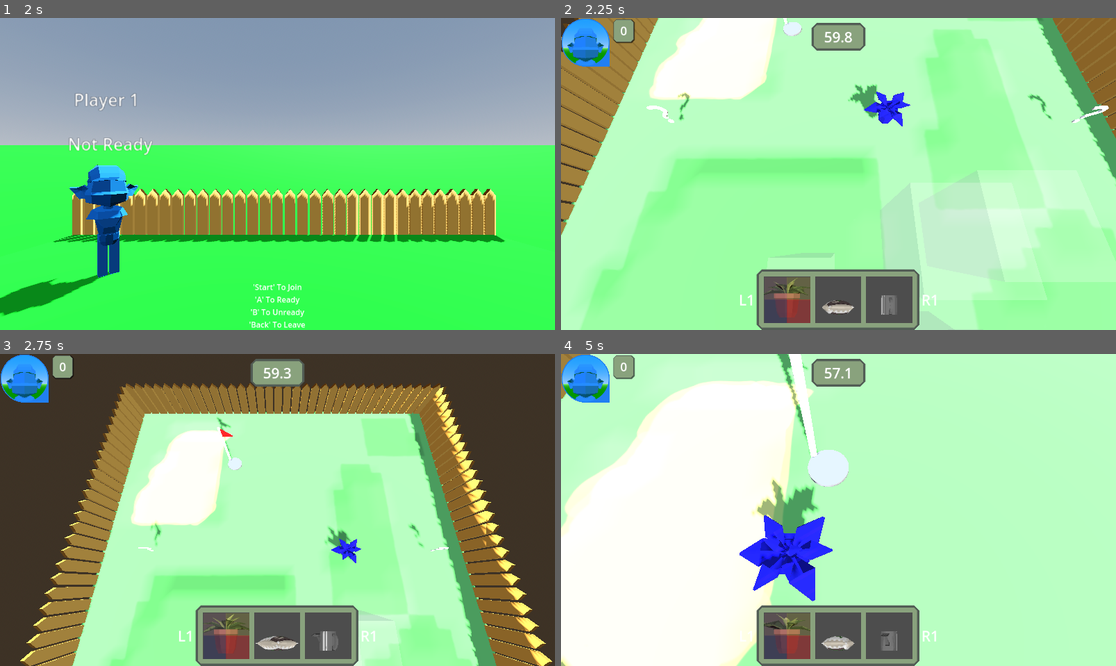
Above: before the commit, frames 1-4 (two rows, left to right).
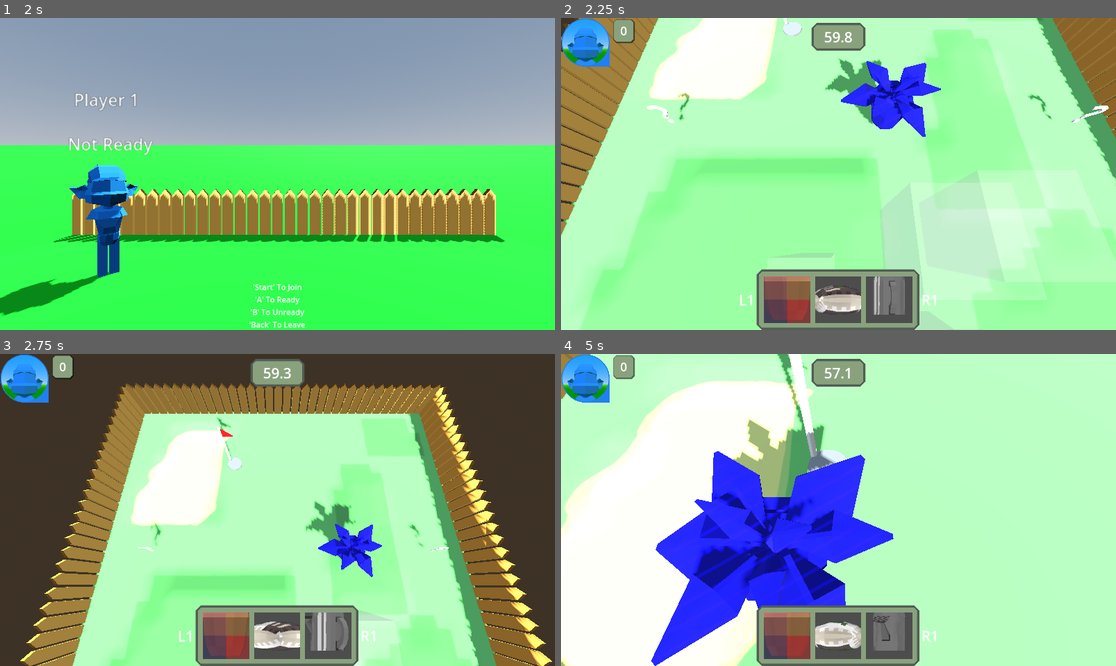
Above: after the commit, the same moments.

Repository: ronincampbell/GDS2Project
Game: Godot game, scene res://maps/lobby.tscn
Same seed, same stepped clock (60 frames per second), same inputs: the game is played once before the commit and once after it. The engine's default icon, where the game draws it, is replaced by a stand-in: a white triangle on a blue panel in a dark square.
Inputs (mouse positions are in pixels of both pictures, inside the frame that each line leads up to):
- Up to frame 1 (2 s): tap Enter (KeyboardJoin) at 0.5, 1.35 s; move the mouse to (399, 158) at 0.52 s; hold D (PlayerRight) 0.53-1.28 s; tap F (CastSpell) at 0.6 s; click (399, 158) at 0.67 s; move the mouse to (166, 189) at 1.27 s; hold S (PlayerDown) from 1.28 s (still down)
- Up to frame 2 (2.25 s): tap Space at 2 s; move the mouse to (894, 105) at 2.02 s; release S (PlayerDown) at 2.03 s; hold D (PlayerRight) from 2.03 s (still down); hold E (PlayerInteract) from 2.03 s (still down)
- Up to frame 3 (2.75 s): keep holding D (PlayerRight); keep holding E (PlayerInteract)
- Up to frame 4 (5 s): move the mouse to (810, 572) at 2.77 s; release D (PlayerRight) at 2.78 s; release E (PlayerInteract) at 2.78 s; hold W (PlayerUp) 2.78-3.53 s; tap Q at 2.85 s; click (810, 572) at 2.92 s; move the mouse to (1005, 556) at 3.52 s; hold K 3.53-4.28 s; hold A (PlayerLeft) from 3.53 s (still down); move the mouse to (672, 463) at 4.27 s; tap F (CastSpell) at 4.35 s

Frame 1 is identical in both runs. In frame 2, 4.1% of the frame differs, in the area x 36-69%, y 12-97%; in frame 3, 3.2%; in frame 4, 17%, in the area x 16-62%, y 20-100%.

Commit message:
Bigger props :)
As a player, I would like the props to be bigger so that I feel small like a gnome

Diff:
--- a/Props/Previews/prop_fertiliser_preview.tscn
+++ b/Props/Previews/prop_fertiliser_preview.tscn
@@ -15,6 +15,7 @@
 prop = ExtResource("2_ej1kb")
 
 [node name="Area3D" type="Area3D" parent="."]
+transform = Transform3D(2, 0, 0, 0, 2, 0, 0, 0, 2, 0, 0, 0)
 collision_layer = 0
 collision_mask = 17
 
@@ -23,6 +24,7 @@
 shape = SubResource("BoxShape3D_1rpq8")
 
 [node name="SideRaycasts" type="Node3D" parent="."]
+transform = Transform3D(2, 0, 0, 0, 2, 0, 0, 0, 2, 0, 0, 0)
 
 [node name="WestRaycast" type="RayCast3D" parent="SideRaycasts"]
 transform = Transform3D(1, 0, 0, 0, 1, 0, 0, 0, 1, 0, 0.314841, 0)
@@ -41,6 +43,7 @@
 target_position = Vector3(0, 0, 0.8)
 
 [node name="DownwardRaycasts" type="Node3D" parent="."]
+transform = Transform3D(2, 0, 0, 0, 2, 0, 0, 0, 2, 0, 0, 0)
 
 [node name="DownwardRaycast" type="RayCast3D" parent="DownwardRaycasts"]
 transform = Transform3D(1, 0, 0, 0, 1, 0, 0, 0, 1, 0, 0, 0.3)
@@ -51,9 +54,11 @@
 target_position = Vector3(0, -0.2, 0)
 
 [node name="blockbench_export2" parent="." instance=ExtResource("2_ogly4")]
+transform = Transform3D(2, 0, 0, 0, 2, 0, 0, 0, 2, 0, 0, 0)
 visible = false
 
 [node name="blockbench_export" parent="." instance=ExtResource("4_ej1kb")]
+transform = Transform3D(2, 0, 0, 0, 2, 0, 0, 0, 2, 0, 0, 0)
 
 [connection signal="area_entered" from="Area3D" to="." method="_on_area_entered"]
 [connection signal="area_exited" from="Area3D" to="." method="_on_area_exited"]
--- a/Props/Previews/prop_plant_preview.tscn
+++ b/Props/Previews/prop_plant_preview.tscn
@@ -13,10 +13,11 @@
 side_raycasts = [NodePath("SideRaycasts/NorthRaycast"), NodePath("SideRaycasts/EastRaycast"), NodePath("SideRaycasts/SouthRaycast"), NodePath("SideRaycasts/WestRaycast")]
 
 [node name="DownwardRaycast" type="RayCast3D" parent="."]
-transform = Transform3D(1, 0, 0, 0, 1, 0, 0, 0, 1, 0, -0.0227169, 0)
+transform = Transform3D(2, 0, 0, 0, 2, 0, 0, 0, 2, 0, -0.0227169, 0)
 target_position = Vector3(0, -0.2, 0)
 
 [node name="Area3D" type="Area3D" parent="."]
+transform = Transform3D(2, 0, 0, 0, 2, 0, 0, 0, 2, 0, 0, 0)
 collision_layer = 0
 collision_mask = 17
 
@@ -25,6 +26,7 @@
 shape = SubResource("CapsuleShape3D_ar6eg")
 
 [node name="SideRaycasts" type="Node3D" parent="."]
+transform = Transform3D(2, 0, 0, 0, 2, 0, 0, 0, 2, 0, 0, 0)
 
 [node name="WestRaycast" type="RayCast3D" parent="SideRaycasts"]
 transform = Transform3D(1, 0, 0, 0, 1, 0, 0, 0, 1, 0, 0.314841, 0)
@@ -43,9 +45,11 @@
 target_position = Vector3(0, 0, 0.8)
 
 [node name="blockbench_export2" parent="." instance=ExtResource("3_f5svn")]
+transform = Transform3D(2, 0, 0, 0, 2, 0, 0, 0, 2, 0, 0, 0)
 visible = false
 
 [node name="blockbench_export" parent="." instance=ExtResource("3_8tx0v")]
+transform = Transform3D(2, 0, 0, 0, 2, 0, 0, 0, 2, 0, 0, 0)
 
 [connection signal="area_entered" from="Area3D" to="." method="_on_area_entered"]
 [connection signal="area_exited" from="Area3D" to="." method="_on_area_exited"]
--- a/Props/Previews/prop_watering_can_preview.tscn
+++ b/Props/Previews/prop_watering_can_preview.tscn
@@ -15,10 +15,11 @@
 prop = ExtResource("2_4sbqj")
 
 [node name="DownwardRaycast" type="RayCast3D" parent="."]
-transform = Transform3D(1, 0, 0, 0, 1, 0, 0, 0, 1, 0, -0.0227169, 0)
+transform = Transform3D(2, 0, 0, 0, 2, 0, 0, 0, 2, 0, -0.0227169, 0)
 target_position = Vector3(0, -0.2, 0)
 
 [node name="Area3D" type="Area3D" parent="."]
+transform = Transform3D(2, 0, 0, 0, 2, 0, 0, 0, 2, 0, 0, 0)
 collision_layer = 0
 collision_mask = 17
 
@@ -27,6 +28,7 @@
 shape = SubResource("BoxShape3D_wv44k")
 
 [node name="SideRaycasts" type="Node3D" parent="."]
+transform = Transform3D(2, 0, 0, 0, 2, 0, 0, 0, 2, 0, 0, 0)
 
 [node name="WestRaycast" type="RayCast3D" parent="SideRaycasts"]
 transform = Transform3D(1, 0, 0, 0, 1, 0, 0, 0, 1, 0, 0.314841, 0)
@@ -45,9 +47,11 @@
 target_position = Vector3(0, 0, 0.8)
 
 [node name="blockbench_export2" parent="." instance=ExtResource("3_1u0ld")]
+transform = Transform3D(2, 0, 0, 0, 2, 0, 0, 0, 2, 0, 0, 0)
 visible = false
 
 [node name="blockbench_export" parent="." instance=ExtResource("4_4sbqj")]
+transform = Transform3D(2, 0, 0, 0, 2, 0, 0, 0, 2, 0, 0, 0)
 
 [connection signal="area_entered" from="Area3D" to="." method="_on_area_entered"]
 [connection signal="area_exited" from="Area3D" to="." method="_on_area_exited"]
--- a/Props/prop_fertiliser.tscn
+++ b/Props/prop_fertiliser.tscn
@@ -12,7 +12,8 @@
 script = ExtResource("1_v8xck")
 
 [node name="blockbench_export" parent="." instance=ExtResource("2_v8xck")]
+transform = Transform3D(2, 0, 0, 0, 2, 0, 0, 0, 2, 0, 0, 0)
 
 [node name="CollisionShape3D" type="CollisionShape3D" parent="."]
-transform = Transform3D(1, 0, 0, 0, 1, 0, 0, 0, 1, -0.00770569, 0.203583, 0)
+transform = Transform3D(2, 0, 0, 0, 2, 0, 0, 0, 2, -0.00770569, 0.412104, 0)
 shape = SubResource("BoxShape3D_j2bjd")
--- a/Props/prop_plant.tscn
+++ b/Props/prop_plant.tscn
@@ -17,11 +17,12 @@
 script = ExtResource("1_o3n5q")
 
 [node name="blockbench_export" parent="." instance=ExtResource("2_2bj52")]
+transform = Transform3D(2, 0, 0, 0, 2, 0, 0, 0, 2, 0, 0, 0)
 
 [node name="CollisionShape3D" type="CollisionShape3D" parent="."]
-transform = Transform3D(1, 0, 0, 0, 1, 0, 0, 0, 1, 0, 0.245544, 0)
+transform = Transform3D(2, 0, 0, 0, 2, 0, 0, 0, 2, 0, 0.491315, 0)
 shape = SubResource("CylinderShape3D_dkmjw")
 
 [node name="CollisionShape3D2" type="CollisionShape3D" parent="."]
-transform = Transform3D(1, 0, 0, 0, 1, 0, 0, 0, 1, 0, 0.493007, 0)
+transform = Transform3D(2, 0, 0, 0, 2, 0, 0, 0, 2, 0, 1.09285, 0)
 shape = SubResource("CylinderShape3D_ihq4b")
--- a/Props/prop_watering_can.tscn
+++ b/Props/prop_watering_can.tscn
@@ -8,7 +8,7 @@
 radius = 0.229004
 
 [sub_resource type="BoxShape3D" id="BoxShape3D_oh3wc"]
-size = Vector3(0.0716553, 0.408203, 0.173584)
+size = Vector3(0.0716553, 0.41394, 0.173584)
 
 [sub_resource type="CylinderShape3D" id="CylinderShape3D_ldjp0"]
 height = 0.465271
@@ -23,19 +23,20 @@
 script = ExtResource("1_h4fbc")
 
 [node name="blockbench_export" parent="." instance=ExtResource("2_ukv2r")]
+transform = Transform3D(2, 0, 0, 0, 2, 0, 0, 0, 2, 0, 0, 0)
 
 [node name="CollisionShape3D" type="CollisionShape3D" parent="."]
-transform = Transform3D(1, 0, 0, 0, 1, 0, 0, 0, 1, 0, 0.260651, 0)
+transform = Transform3D(2, 0, 0, 0, 2, 0, 0, 0, 2, 0, 0.517896, 0)
 shape = SubResource("CylinderShape3D_ylp8p")
 
 [node name="CollisionShape3D2" type="CollisionShape3D" parent="."]
-transform = Transform3D(1, 0, 0, 0, 1, 0, 0, 0, 1, -0.00604248, 0.233215, 0.288452)
+transform = Transform3D(2, 0, 0, 0, 2, 0, 0, 0, 2, -0.00604248, 0.455504, 0.561246)
 shape = SubResource("BoxShape3D_oh3wc")
 
 [node name="CollisionShape3D3" type="CollisionShape3D" parent="."]
-transform = Transform3D(1, 0, 0, 0, 0.61038, 0.792109, 0, -0.792109, 0.61038, -0.012085, 0.224497, -0.279309)
+transform = Transform3D(2, 0, 0, 0, 1.22076, 1.58422, 0, -1.58422, 1.22076, -0.012085, 0.473945, -0.512865)
 shape = SubResource("CylinderShape3D_ldjp0")
 
 [node name="CollisionShape3D4" type="CollisionShape3D" parent="."]
-transform = Transform3D(1, 0, 0, 0, -0.369974, 0.929042, 0, -0.929042, -0.369974, 0.0012207, 0.39769, -0.48912)
+transform = Transform3D(2, 0, 0, 0, -0.739948, 1.85808, 0, -1.85808, -0.739948, 0.0012207, 0.791275, -0.992251)
 shape = SubResource("BoxShape3D_xbujh")
